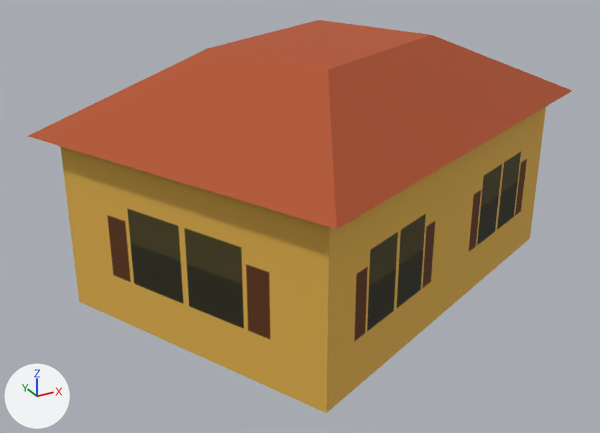
Two versions of the glTF model game/models/hero/msb_oranjestad_m17_3.glb, one commit apart.
Before and after are seen from a 50 mm lens placed at (-8.14, -13.87, 7.96), pointed at (-0.6, -0.17, 1.11). The lights are fixed; the arrows at lower left show +X, +Y and +Z. The first picture is the older version. Objects named as collision shapes, trigger or cutter boxes, shadow casters or lower levels of detail are left out. Where no turn or scale is listed for an object, it has been applied to the vertices. Vertices at exactly the same position are counted once.

The scene before the commit, as lines of its bpy script (objects in view):
```python
me_msb_oranjestad_m17_3_lod0 = bpy.data.meshes.new('msb_oranjestad_m17_3_lod0')
me_msb_oranjestad_m17_3_lod0.from_pydata(...)  # 16 vertices, 20 faces; spans x -5.53..5.53, y -4.98..4.98, z -2.45..2.45
# faces by material slot: [8, 12]
me_msb_oranjestad_m17_3_lod0.materials.append(mat_ground)
me_msb_oranjestad_m17_3_lod0.materials.append(mat_trim)
ob_msb_oranjestad_m17_3_lod0 = bpy.data.objects.new('msb_oranjestad_m17_3_lod0', me_msb_oranjestad_m17_3_lod0)
ob_msb_oranjestad_m17_3_lod0.location = (0.03, 0.0, 2.15)
```
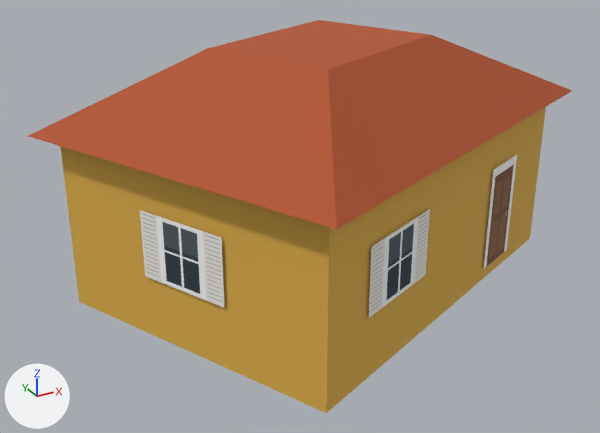
Pixel boxes (x1, y1, x2, y2) of what changed, in the pictures (600 x 433 px):
part 1 of me_msb_oranjestad_m17_3_lod0, added
    after: (140, 155, 517, 318)
part 2 of me_msb_oranjestad_m17_3_lod0, recoloured
    both: (105, 149, 530, 344)

What changed in the scene script:
```text
Add img_ground_dec:
    img_ground_dec = load_image('ground_dec', '_unpacked/ground_dec', 768, 256, 'sRGB')
Add mat_ground_dec:
    mat_ground_dec = bpy.data.materials.new('ground_dec')
    # uses the picture img_ground_dec
Change me_msb_oranjestad_m17_3_lod0:
    used by ob_msb_oranjestad_m17_3_lod0; location = (0.03, 0.0, 2.15)
    verts and faces of me_msb_oranjestad_m17_3_lod0; kept vertices keep their numbers, new ones are numbered from 16
    remove me_msb_oranjestad_m17_3_lod0.from_pydata(...)  # 16 vertices, 20 faces; spans x -5.53..5.53, y -4.98..4.98, z -2.45..2.45
    add me_msb_oranjestad_m17_3_lod0.from_pydata(...)  # 40 vertices, 32 faces; spans x -5.53..5.53, y -4.98..4.98, z -2.45..2.45
    me_msb_oranjestad_m17_3_lod0 part 1
    add verts[16] = (-4.19, -0.86, -1.2)  # pixel (145, 276)
    add verts[17] = (-3.41, -2.59, -1.2)  # pixel (224, 307)
    add verts[18] = (-1.47, -4.04, -1.2)  # pixel (368, 318)
    add verts[19] = (0.26, -3.25, -1.2)  # pixel (425, 275)
    add verts[20] = (4.15, 0.86, -1.2)
    add verts[21] = (3.34, 2.58, -1.2)
    add verts[22] = (1.39, 4.04, -1.2)
    add verts[23] = (-0.34, 3.25, -1.2)
    add verts[24] = (-2.31, 2.34, -1.2)
    add verts[25] = (-4.04, 1.55, -1.2)
    add for new, old in zip([*range(26, 36)], [*range(16, 26)]): verts[new] = verts[old] + (0.0, 0.0, 1.3)
    add verts[36] = (2.62, -2.18, -2.15)  # pixel (483, 269)
    add verts[37] = (3.67, -1.71, -2.15)  # pixel (506, 249)
    add verts[38] = (3.67, -1.71, 0.05)  # pixel (517, 154)
    add verts[39] = (2.62, -2.18, 0.05)  # pixel (493, 169)
    add faces += [(16, 17, 27), (16, 27, 26), (18, 19, 29), (18, 29, 28), (36, 37, 38), (36, 38, 39)]  # mat_ground_dec
    add faces += [(20, 21, 31), (20, 31, 30), (22, 23, 33), (22, 33, 32), (24, 25, 35), (24, 35, 34)]  # mat_ground_dec
    me_msb_oranjestad_m17_3_lod0 part 2: 8 faces spanning x -5.0..5.0, y -4.45..4.45, z -2.45..1.05 switch from mat_ground to mat_trim
    add me_msb_oranjestad_m17_3_lod0.materials.append(mat_ground_dec)
```
